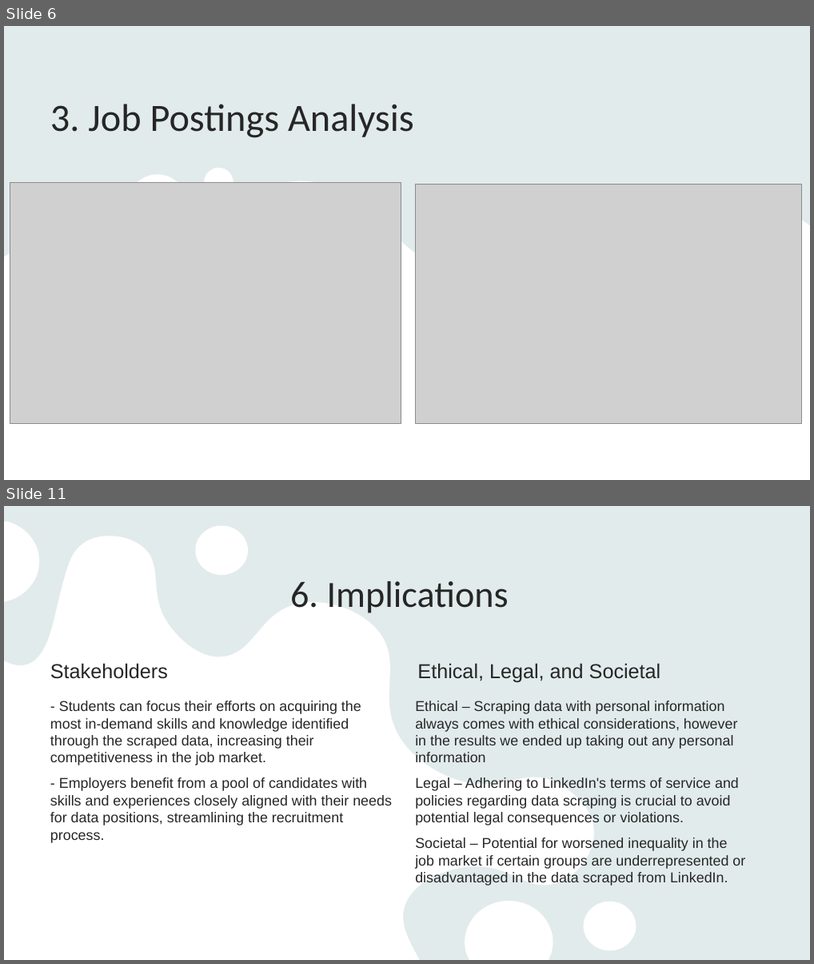
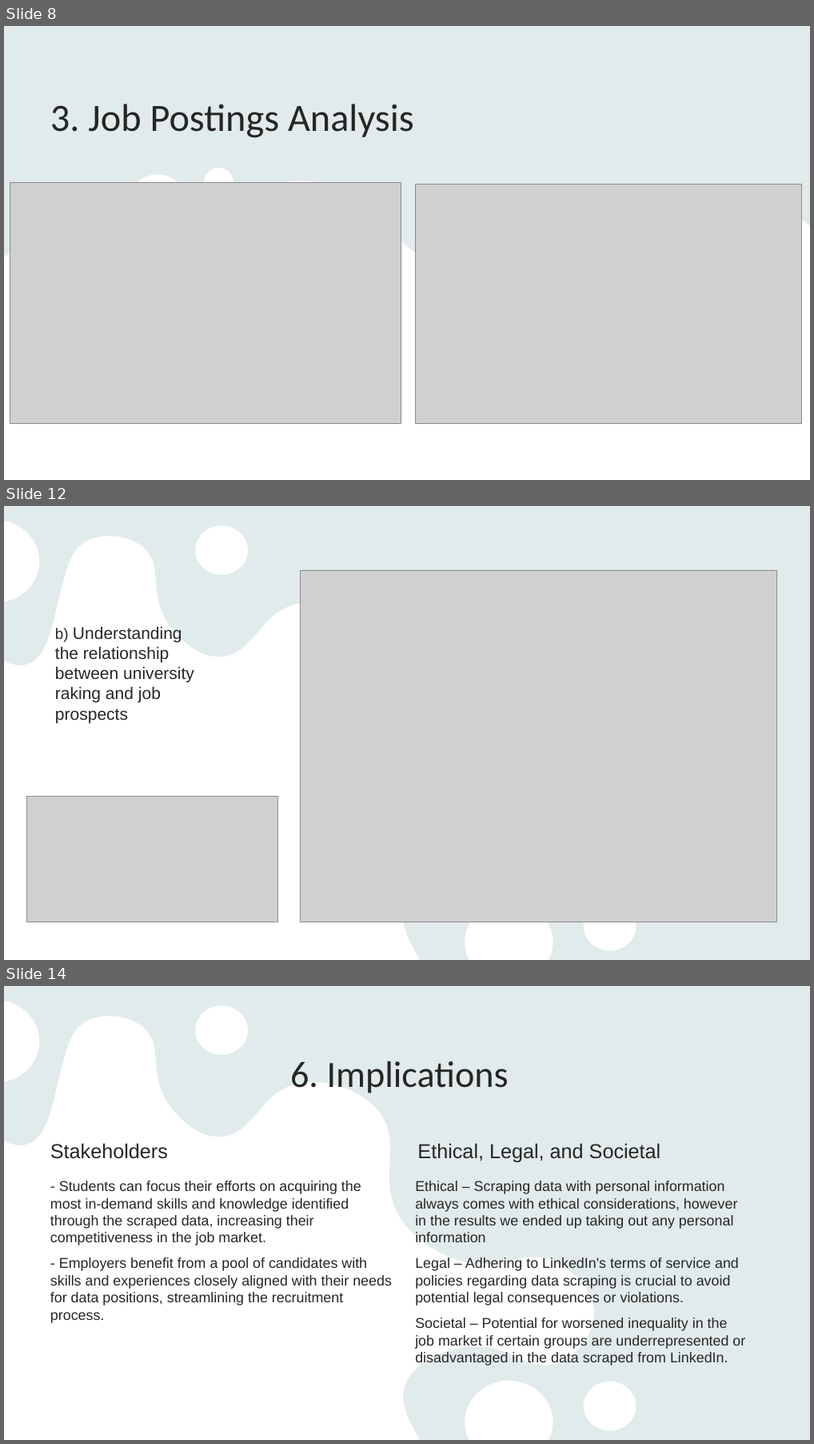
Before and after one commit to ernbilen/Data400_Spring24, a slide deck: DATA 400 Final Presentation.pptx. Shown one above the other, each under a label of ours: slides 6 and 11 before the commit, slides 8, 12 and 14 after it; the slides between them are not shown. The pictures are 814x964 and 814x1444 pixels, drawn with LibreOffice and Linux fonts; fonts in the diff are those of the drawing; grey boxes stand for pictures. Boxes give left, top, right and bottom in pixels: in the first picture for what was removed or moved away, otherwise in the second. Text is boxed around its words. In the diff, an @@ line names an element or a change of style, - is before the commit and + after.

```diff
--- a/DATA 400 Final Presentation.pptx
+++ b/DATA 400 Final Presentation.pptx
@@ slide 12 added at box(4, 506, 810, 960), background #E9F3F3; not listed: 2 template elements that a slide beside it also shows @@
@@ picture added at box(301, 570, 777, 922) @@
@@ text added at box(55, 626, 194, 723), 20 pt, text #262626 @@
+b) Understanding the relationship between university raking and job prospects
@@ picture added at box(26, 796, 278, 922) @@
@@ what was slide 6 is now slide 8 @@
@@ what was slide 11 is now slide 14 @@
```
Also in this commit, not shown: 2 slides changed, 3 other slides added, 1 slide removed.
